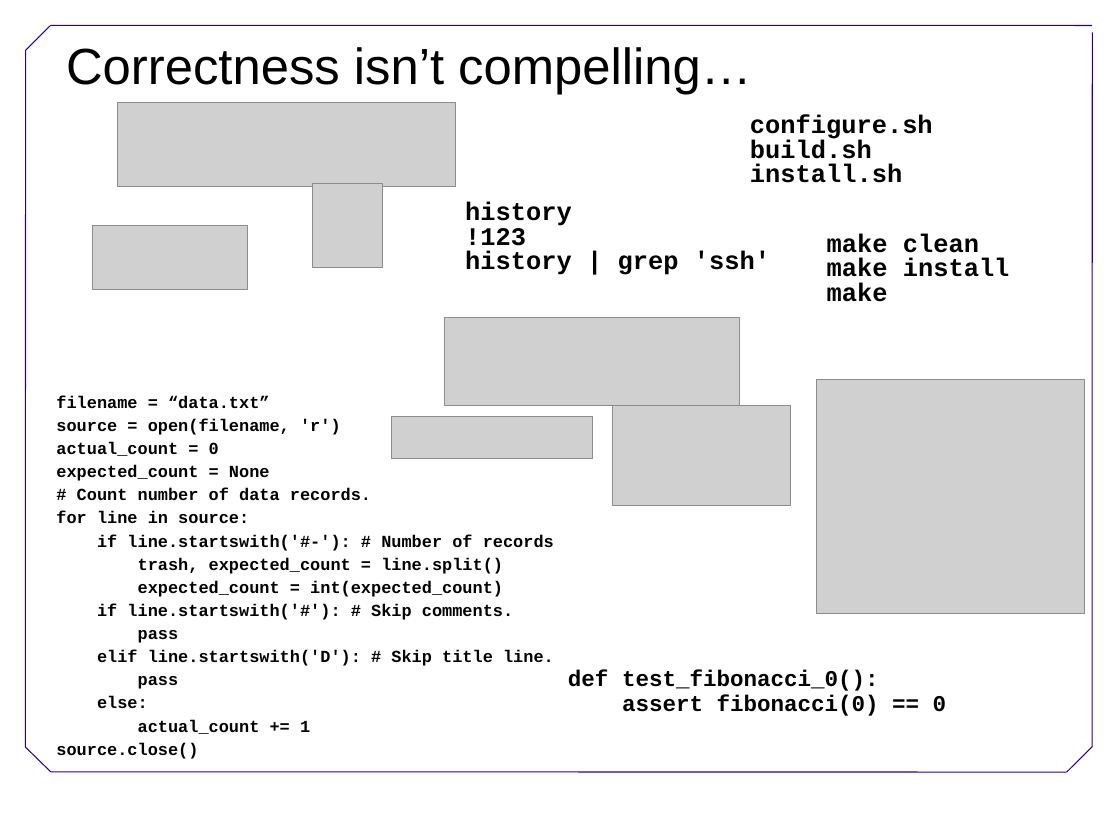
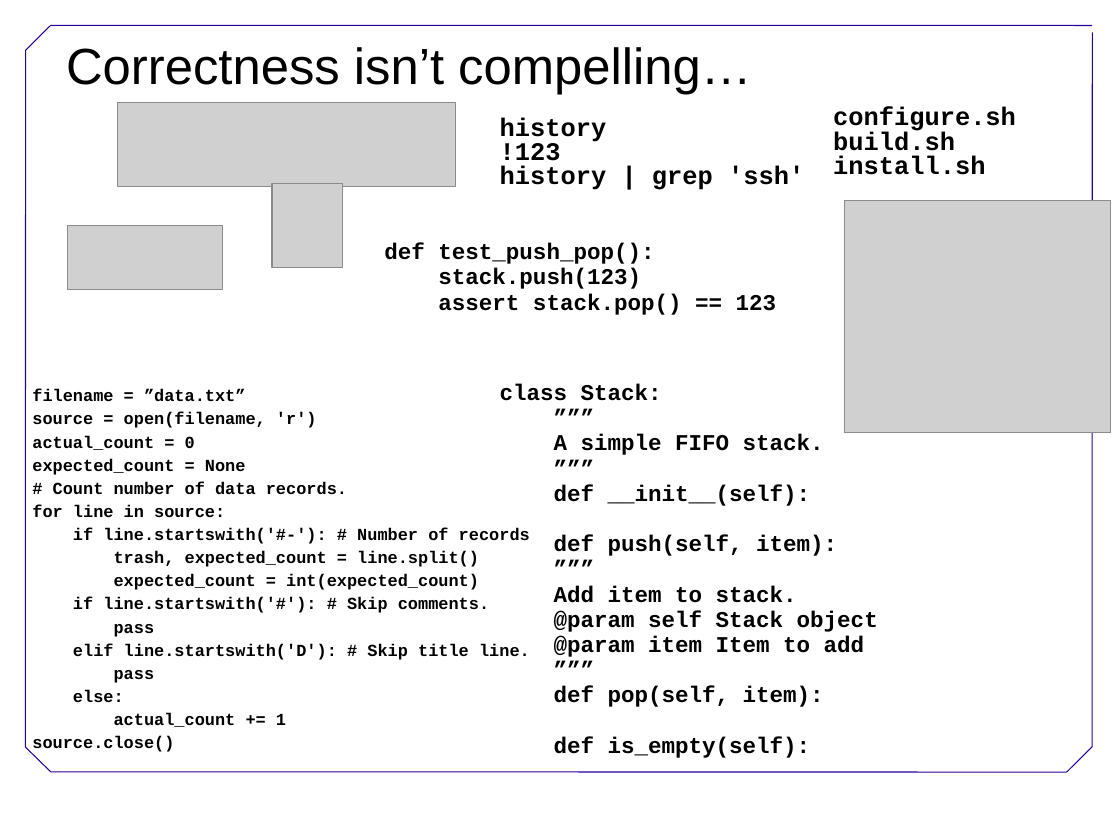
Before and after one commit to swcarpentry/DEPRECATED-boot-camps, a slide deck: slide 6 of Conclusion.ppt. Drawn at 1120x840 pixels with LibreOffice and Linux fonts; fonts in the diff are those of the drawing; grey boxes stand for pictures; background and template pictures are left out. Boxes give left, top, right and bottom in pixels: in the first picture for what was removed or moved away, otherwise in the second. Text is boxed around its words. In the diff, an @@ line names an element or a change of style, - is before the commit and + after.

```diff
--- a/Conclusion.ppt
+++ b/Conclusion.ppt
@@ text "history" moved from (x1=465, y1=202, x2=770, y2=275) to (x1=500, y1=117, x2=804, y2=190) @@
@@ text "configure.sh" moved from (x1=750, y1=115, x2=933, y2=183) to (x1=833, y1=107, x2=1016, y2=175) @@
@@ picture moved from (x1=312, y1=183, x2=382, y2=267) to (x1=272, y1=183, x2=343, y2=267) @@
@@ picture moved from (x1=817, y1=379, x2=1085, y2=614) to (x1=845, y1=200, x2=1111, y2=433) @@
@@ picture moved from (x1=92, y1=226, x2=248, y2=291) to (x1=67, y1=226, x2=223, y2=291) @@
@@ text removed at (x1=827, y1=233, x2=1010, y2=302) @@
-  make clean
-  make install
-  make
@@ text at (x1=384, y1=243, x2=777, y2=315): text changed @@
-def test_fibonacci_0():
-assert fibonacci(0) == 0
+def test_push_pop():
+stack.push(123)
+assert stack.pop() == 123
@@ picture removed at (x1=445, y1=318, x2=740, y2=406) @@
@@ text "filename = ”data.txt”" moved from (x1=56, y1=395, x2=554, y2=759) to (x1=32, y1=389, x2=530, y2=754) @@
@@ text at (x1=32, y1=389, x2=246, y2=401): text changed @@
-filename = “data.txt”
+filename = ”data.txt”
@@ text added at (x1=500, y1=384, x2=878, y2=758), 16 pt, text #000000, bold @@
+class Stack:
+”””
+A simple FIFO stack.
+”””
+def __init__(self):
+def push(self, item):
+”””
+Add item to stack.
+@param self Stack object
+@param item Item to add
+”””
+def pop(self, item):
+def is_empty(self):
@@ picture removed at (x1=391, y1=417, x2=593, y2=459) @@
@@ picture removed at (x1=613, y1=406, x2=791, y2=505) @@
```
Also in this commit, not shown: 1 other file.
